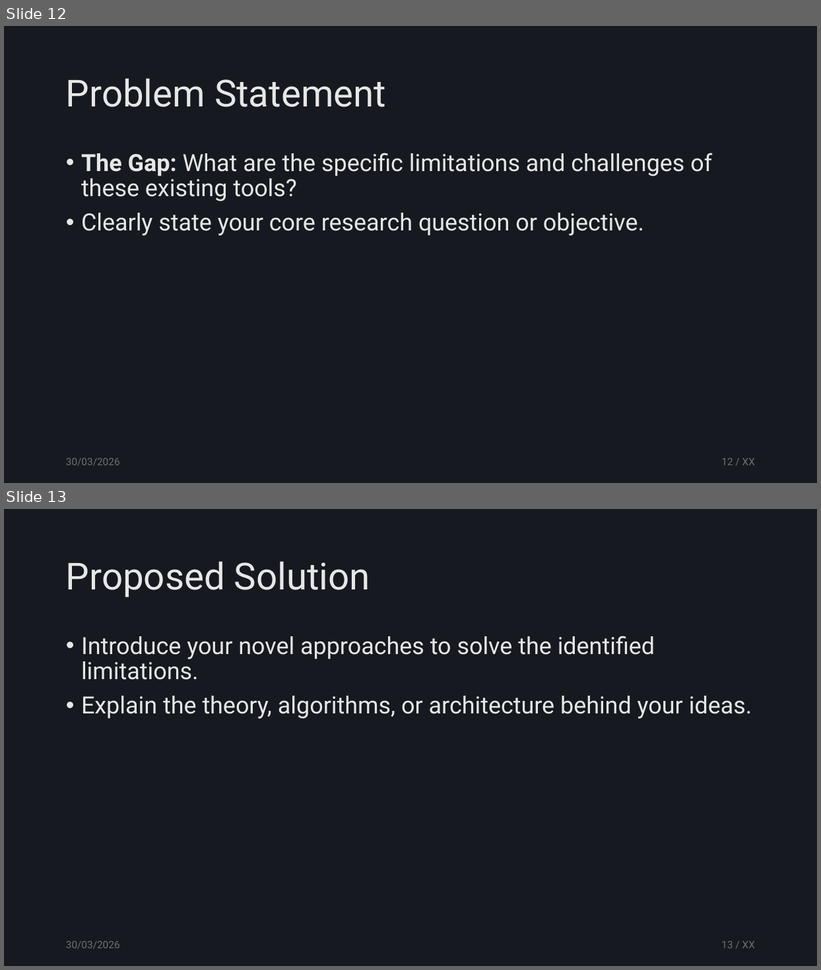
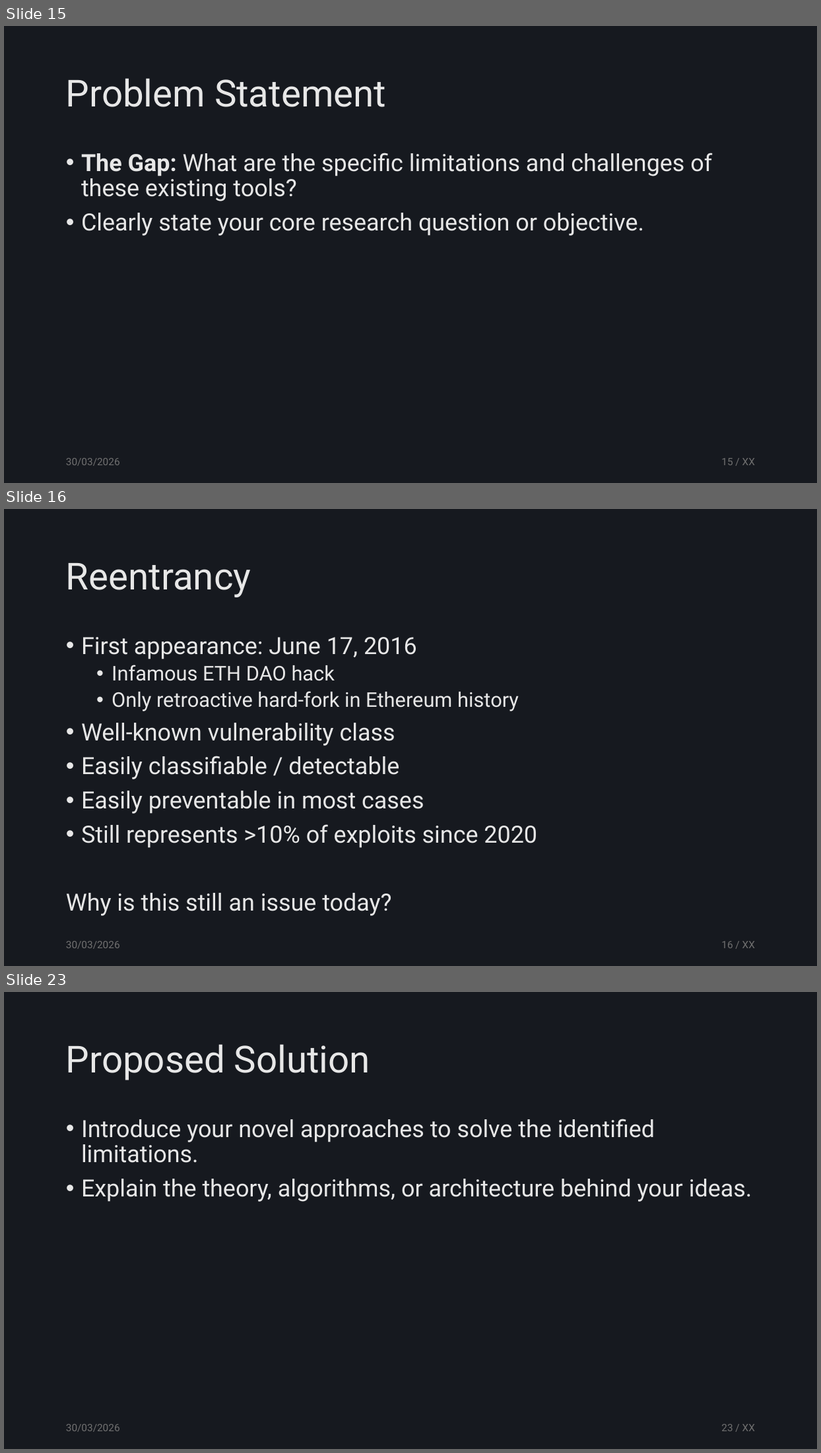
Before and after one commit to tzann/thesis, a slide deck: doc/presentation/Thesis.pptx. Shown one above the other, each under a label of ours: slides 12 and 13 before the commit, slides 15, 16 and 23 after it; the slides between them are not shown. The pictures are 821x970 and 821x1453 pixels, drawn with LibreOffice and Linux fonts; fonts in the diff are those of the drawing. Boxes give left, top, right and bottom in pixels: in the first picture for what was removed or moved away, otherwise in the second. Text is boxed around its words. In the diff, an @@ line names an element or a change of style, - is before the commit and + after.

```diff
--- a/doc/presentation/Thesis.pptx
+++ b/doc/presentation/Thesis.pptx
@@ slide 16 added at [4, 509, 817, 966], background #16191F @@
@@ title added at [66, 563, 251, 597], 44 pt, text #E7E7E7 @@
+Reentrancy
@@ text added at [66, 637, 537, 916], 28 pt, text #E7E7E7 @@
+• First appearance: June 17, 2016
+  • Infamous ETH DAO hack
+  • Only retroactive hard-fork in Ethereum history
+• Well-known vulnerability class
+• Easily classifiable / detectable
+• Easily preventable in most cases
+• Still represents >10% of exploits since 2020
+Why is this still an issue today?
@@ text added at [66, 941, 120, 949], 12 pt, text #707070 @@
+30/03/2026
@@ page number added at [721, 941, 755, 949], 12 pt, text #707070 @@
+16 / XX
@@ what was slide 12 is now slide 15 @@
@@ page number at [721, 458, 755, 466]: text changed @@
-12 / XX
+15 / XX
@@ what was slide 13 is now slide 23 @@
@@ page number at [721, 1424, 755, 1432]: text changed @@
-13 / XX
+23 / XX
```
Also in this commit, not shown: 3 slides changed, 9 other slides added, 4 other files.
